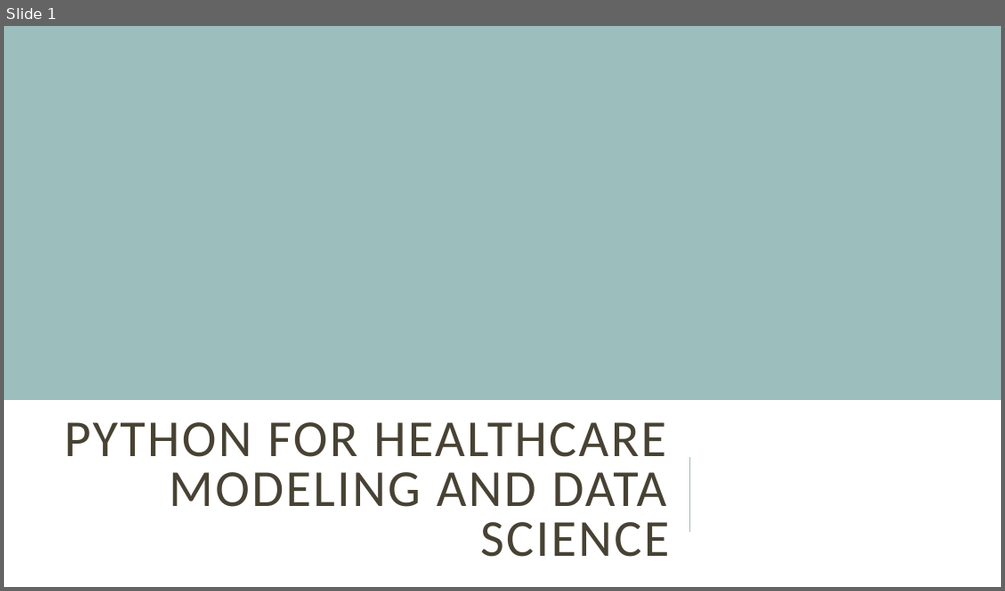
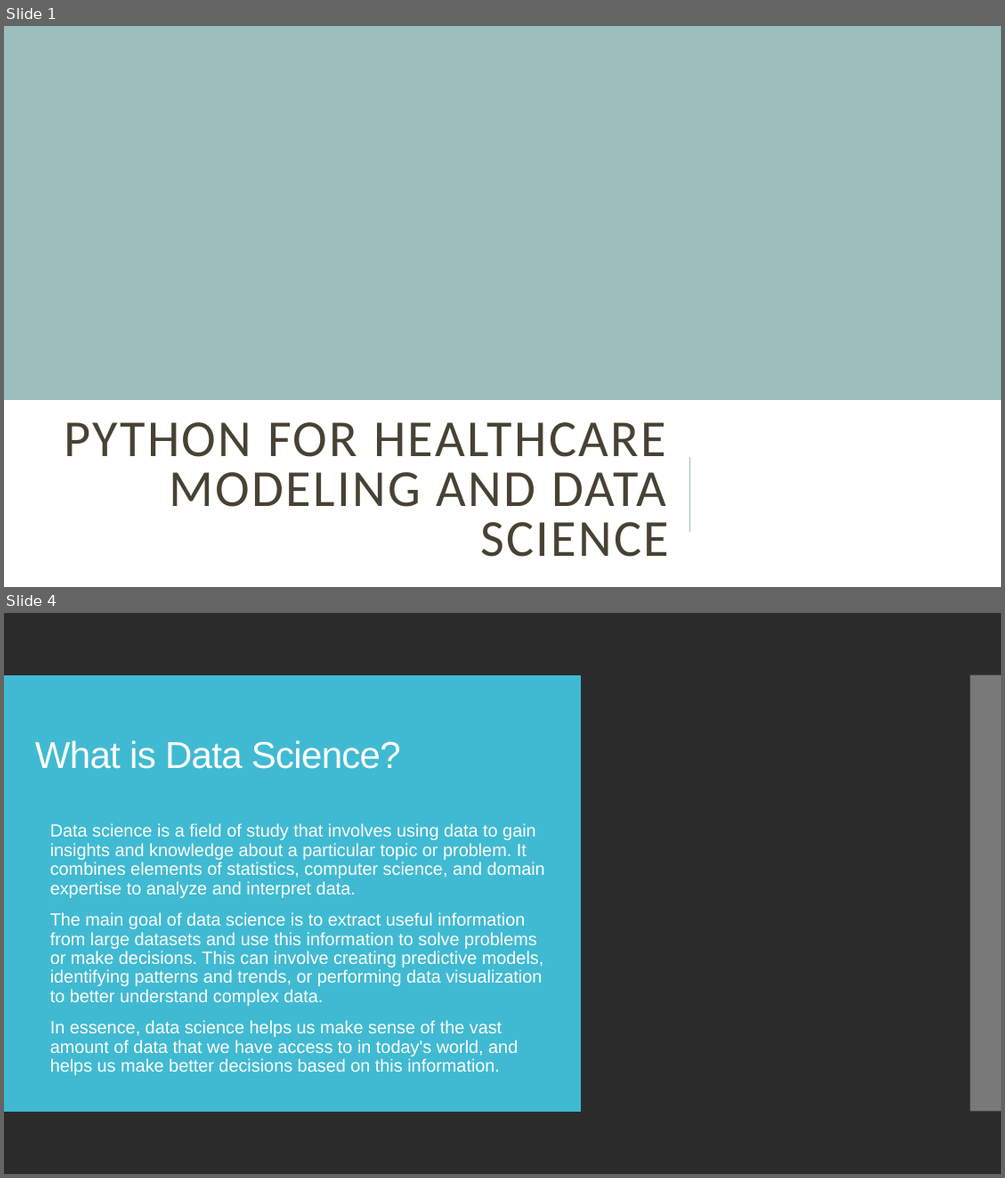
Before and after one commit to ammarmans1995/Python-For-healthcare-and-data, a slide deck: Slides/Module 4.pptx. Shown one above the other, each under a label of ours: slide 1 before the commit, slides 1 and 4 after it; the slides between them are not shown. The pictures are 1005x591 and 1005x1178 pixels, drawn with LibreOffice and Linux fonts; fonts in the diff are those of the drawing; background and template pictures are left out; a plain dark background stands for a picture behind light text. Boxes give left, top, right and bottom in pixels: in the first picture for what was removed or moved away, otherwise in the second. Text is boxed around its words. In the diff, an @@ line names an element or a change of style, - is before the commit and + after.

```diff
--- a/Slides/Module 4.pptx
+++ b/Slides/Module 4.pptx
@@ slide 4 added at (4, 613, 1001, 1174), background picture (left out) @@
@@ rectangle added at (4, 613, 1001, 1174), fill #FFFFFF @@
@@ rectangle added at (4, 675, 286, 1111), fill #40BAD2 @@
@@ rectangle added at (4, 675, 581, 1111), fill #40BAD2 @@
@@ rectangle added at (971, 675, 1001, 1111), fill #C8C8C8 at 50% opacity @@
@@ rectangle added at (971, 675, 1001, 1111), fill #C8C8C8 at 50% opacity @@
@@ title added at (28, 705, 556, 807), 36 pt, text #FFFFFF @@
+What is Data Science?
@@ text added at (50, 823, 545, 1075), 17 pt, text #FFFFFF @@
+• Data science is a field of study that involves using data to gain insights and knowledge about a particular topic or problem. It combines elements of statistics, computer science, and domain expertise to analyze and interpret data.
+• The main goal of data science is to extract useful information from large datasets and use this information to solve problems or make decisions. This can involve creating predictive models, identifying patterns and trends, or performing data visualization to better understand complex data.
+• In essence, data science helps us make sense of the vast amount of data that we have access to in today's world, and helps us make better decisions based on this information.
```
Also in this commit, not shown: 6 other slides added, 14 other files.
